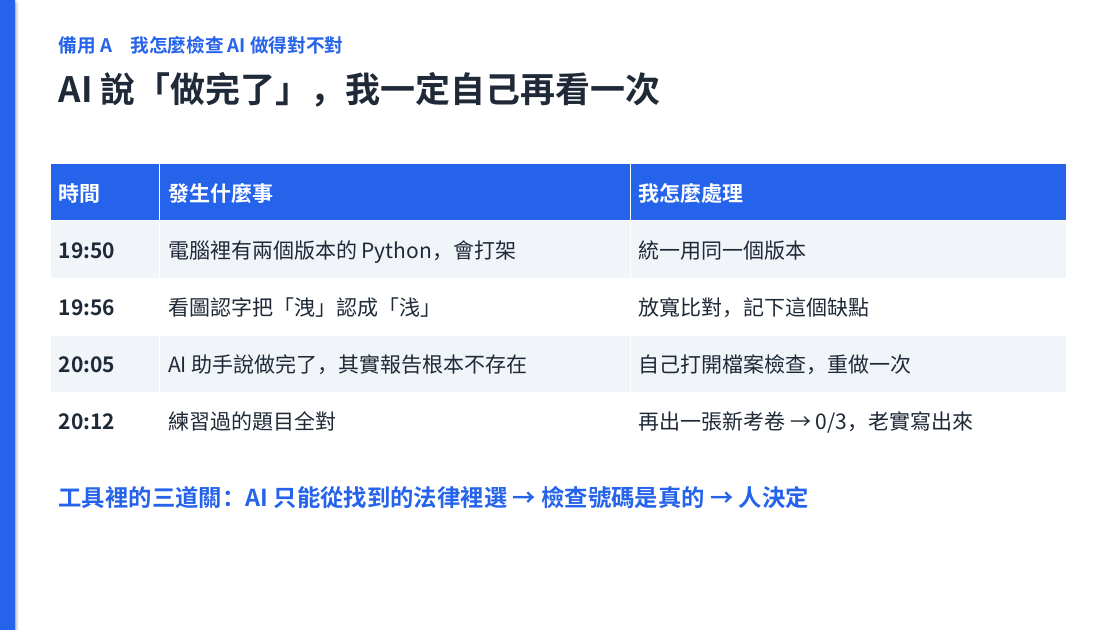
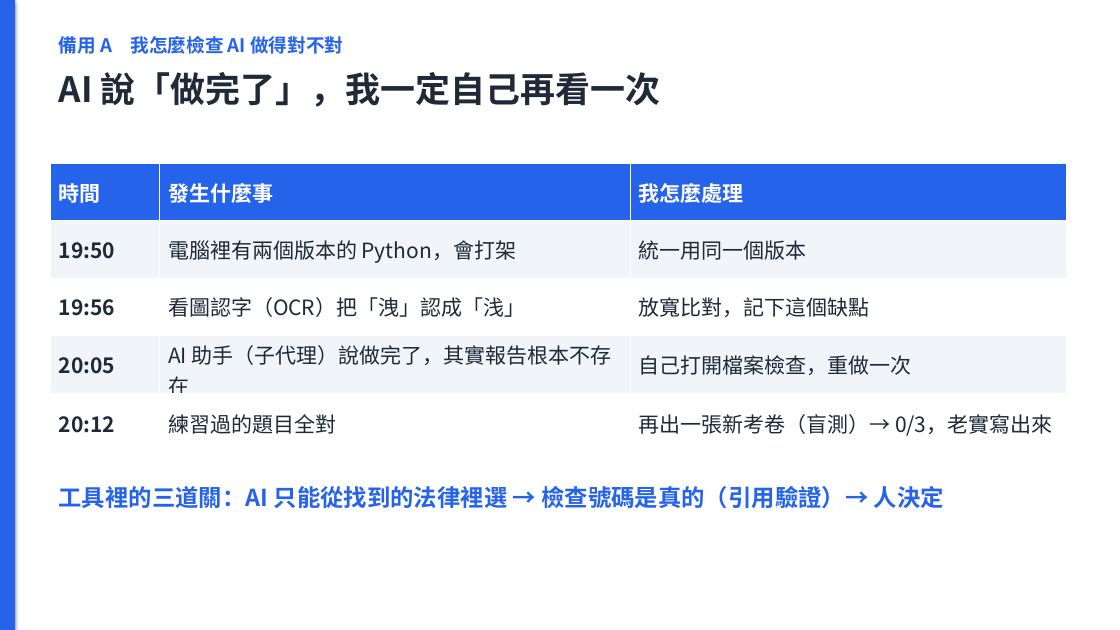
Before and after one commit to jaylooloomi/contract-check, a slide deck: slide 12 of docs/deck/合約外規檢查_簡報.pptx. Drawn at 1120x630 pixels with LibreOffice and Linux fonts; fonts in the diff are those of the drawing. Boxes give left, top, right and bottom in pixels: in the first picture for what was removed or moved away, otherwise in the second. Text is boxed around its words. In the diff, an @@ line names an element or a change of style, - is before the commit and + after.

```diff
--- a/docs/deck/合約外規檢查_簡報.pptx
+++ b/docs/deck/合約外規檢查_簡報.pptx
@@ table at <box>50,164,1067,450</box> @@
-row 3, column 2: 看圖認字把「洩」認成「浅」
+row 3, column 2: 看圖認字（OCR）把「洩」認成「浅」
-row 4, column 2: AI 助手說做完了，其實報告根本不存在
+row 4, column 2: AI 助手（子代理）說做完了，其實報告根本不存在
-row 5, column 3: 再出一張新考卷 → 0/3，老實寫出來
+row 5, column 3: 再出一張新考卷（盲測）→ 0/3，老實寫出來
@@ text at <box>59,486,944,508</box>: text changed @@
-工具裡的三道關：AI 只能從找到的法律裡選 → 檢查號碼是真的 → 人決定
+工具裡的三道關：AI 只能從找到的法律裡選 → 檢查號碼是真的（引用驗證）→ 人決定
```
Also in this commit, not shown: 8 other slides changed, 20 other files.
